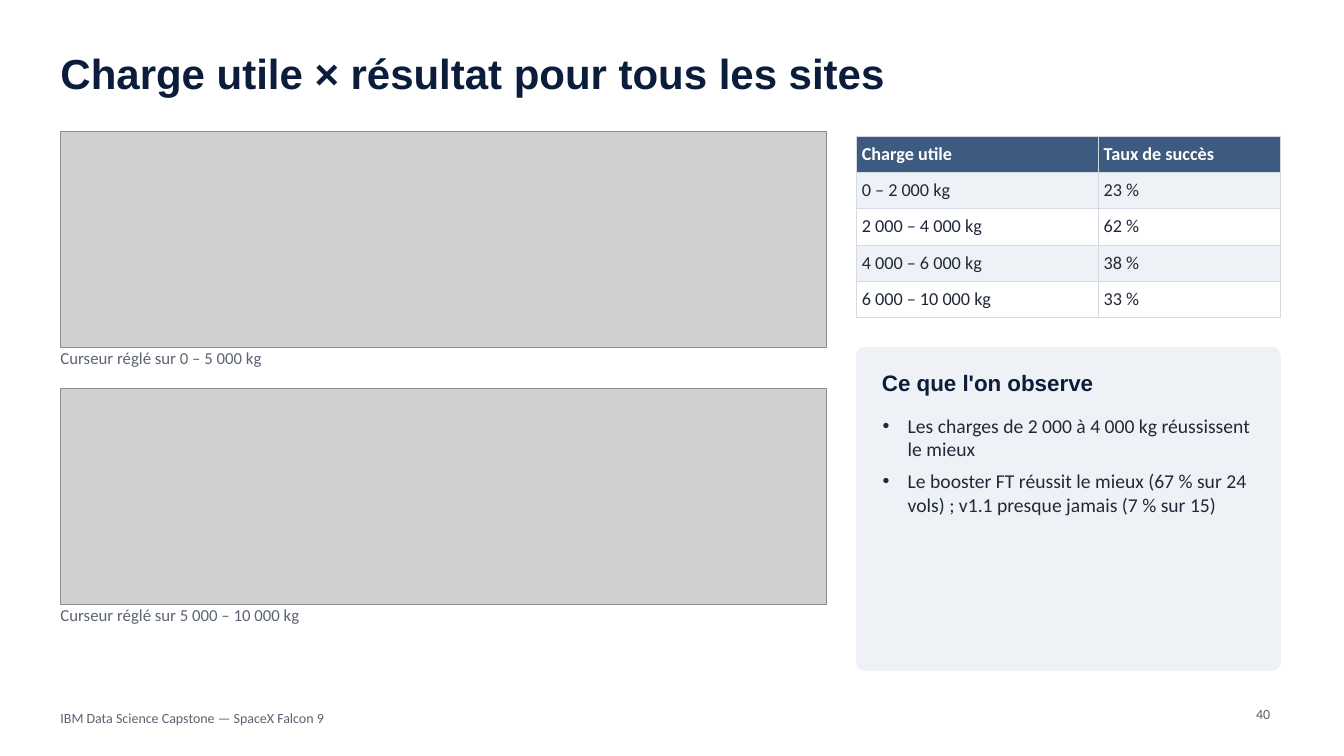
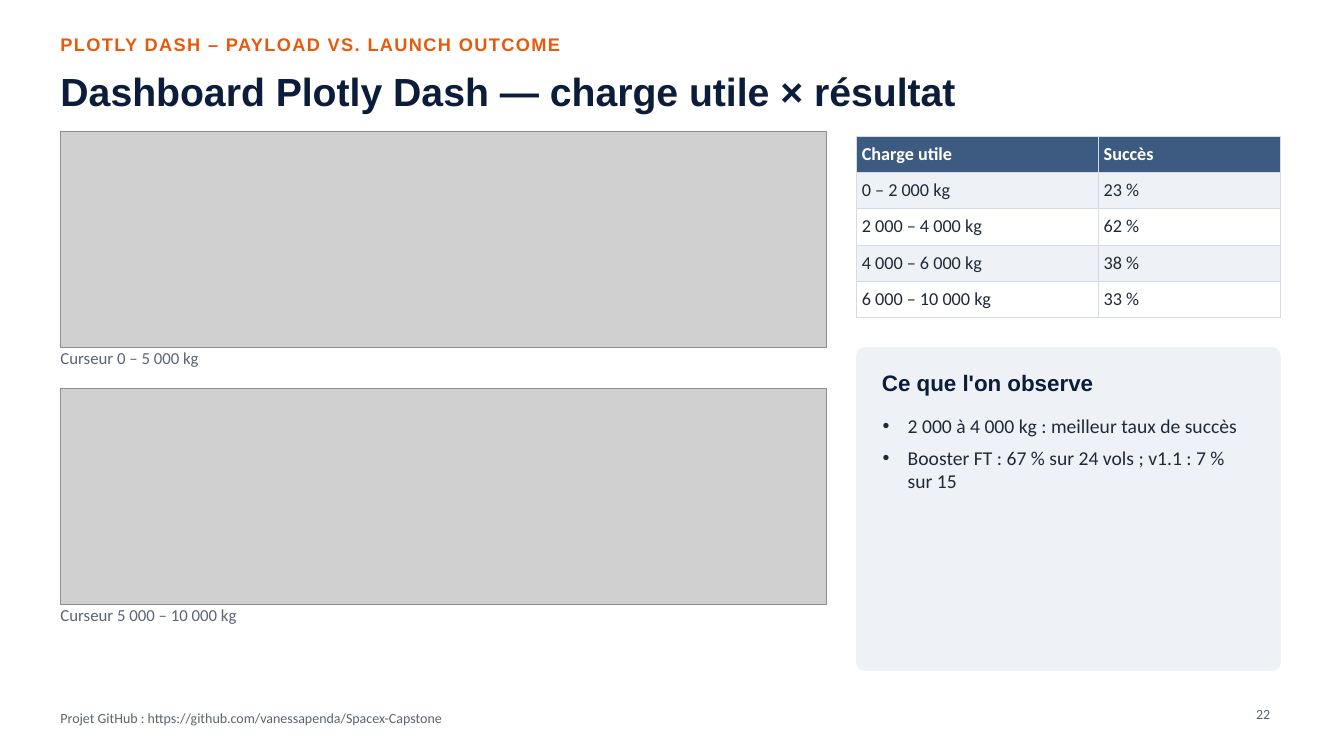
Before and after one commit to vanessapenda/Spacex-Capstone, a slide deck: slide 22 of Rapport_Capstone_SpaceX.pptx (slide 40 before the commit). Drawn at 1344x756 pixels with LibreOffice and Linux fonts; fonts in the diff are those of the drawing; grey boxes stand for pictures. Boxes give left, top, right and bottom in pixels: in the first picture for what was removed or moved away, otherwise in the second. Text is boxed around its words. In the diff, an @@ line names an element or a change of style, - is before the commit and + after.

```diff
--- a/Rapport_Capstone_SpaceX.pptx
+++ b/Rapport_Capstone_SpaceX.pptx
@@ text added at [60,38,560,51], 13 pt, text #E8590C, bold @@
+PLOTLY DASH – PAYLOAD VS. LAUNCH OUTCOME
@@ title at [60,77,955,114]: text changed; size 30 to 28 pt @@
-Charge utile × résultat pour tous les sites
+Dashboard Plotly Dash — charge utile × résultat
@@ table at [857,136,1280,312] @@
-row 1, column 2: Taux de succès
+row 1, column 2: Succès
@@ text at [60,352,199,367]: text changed @@
-Curseur réglé sur 0 – 5 000 kg
+Curseur 0 – 5 000 kg
@@ text at [908,419,1237,488]: text changed @@
-• Les charges de 2 000 à 4 000 kg réussissent le mieux
-• Le booster FT réussit le mieux (67 % sur 24 vols) ; v1.1 presque jamais (7 % sur 15)
+• 2 000 à 4 000 kg : meilleur taux de succès
+• Booster FT : 67 % sur 24 vols ; v1.1 : 7 % sur 15
@@ text at [60,609,237,624]: text changed @@
-Curseur réglé sur 5 000 – 10 000 kg
+Curseur 5 000 – 10 000 kg
@@ text removed at [60,713,324,726] @@
-IBM Data Science Capstone — SpaceX Falcon 9
@@ text added at [60,713,442,726], 10 pt, text #5B6472 @@
+Projet GitHub : https://github.com/vanessapenda/Spacex-Capstone
@@ page number at [1256,710,1270,719]: text changed @@
-40
+22
```
Also in this commit, not shown: 13 other slides changed, 10 slides added, 33 slides removed, 1 other file.
